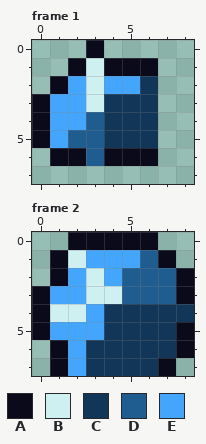
Pixel-art file, stored at Assets/Textures/Backgrounds/ScrollingObjects/Ice/ice_chip_1.aseprite. The first picture shows the starting point.
9x8 pixels, 3 frames. Shown: frame 1, frame 2. The commit also changed other frames, which this record leaves out.
Palette (. is transparent): A #0a0a1a  B #cef0f1  C #123658  D #1f5c8f  E #43a6fc
Pixels before, frame 1, first column x 0:
0 ...A...
1 ..ABAAA
2 .AEBEEC
3 AEEBCCC
4 AEEDCCC
5 AEDDCCC
6 .AADAAA
Pixels before, frame 2, first column x 0:
0 ..AAAAA..
1 .ABEEEDA.
2 .AEBEDDDA
3 AEEBBDDDA
4 ABBECCCCC
5 AEEECCCCA
6 .AECCCCCA
7 .AECCCCA.
New version:
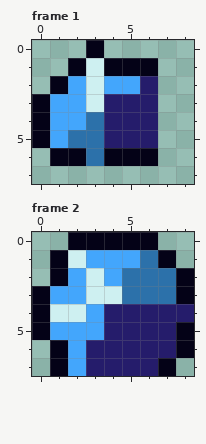
The exact change:
Colour A changes from #0a0a1a to #040217.
Colour C changes from #123658 to #251c6b.
Colour D changes from #1f5c8f to #2c71aa.
